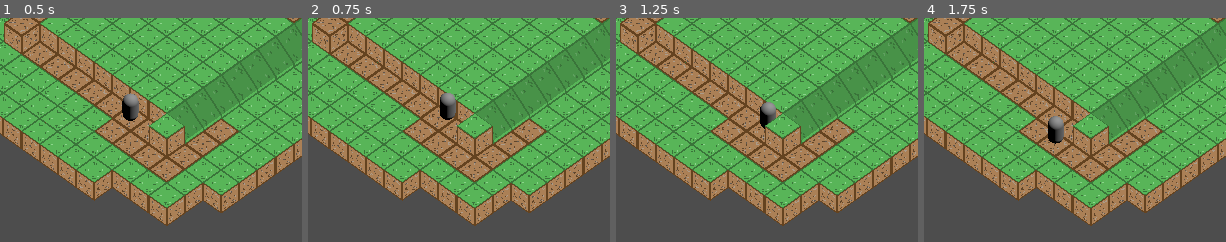
Above: before the commit, frames 1-4 (left to right).
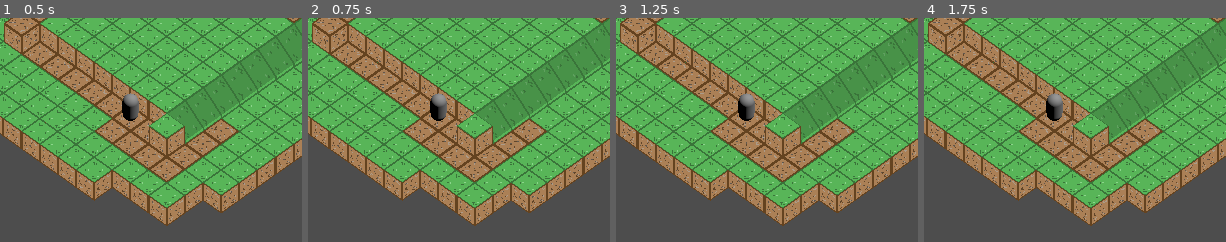
Above: after the commit, the same moments.

Repository: cannibalisticwalrus/GodotGameboardFramework
Game: Godot game, scene res://Scenes/TesterMap.tscn
The game is run twice, just before and just after one commit, with the same random seed, the same clock (stepped at 60 frames per second) and the same inputs.
Inputs (mouse positions are % of the whole screen's width and height, from its top left):
- Up to frame 1 (0.5 s): no input
- Up to frame 2 (0.75 s): tap Enter (ui_accept) at 0.5, 0.6 s; move the mouse to (63, 45) at 0.52 s; hold Right (ui_right) from 0.53 s (still down); click (63, 45) at 0.67 s
- Up to frame 3 (1.25 s): keep holding Right (ui_right); tap Enter (ui_accept) at 0.77, 1.07 s
- Up to frame 4 (1.75 s): move the mouse to (8, 55) at 1.27 s; release Right (ui_right) at 1.28 s; hold Down (ui_down) from 1.28 s (still down); tap Enter (ui_accept) at 1.35, 1.52 s
The pictures show only the part of the screen within x 12-62%, y 50-100%; the shares and areas given below are measured in that part.

Frame 1 is identical in both runs. In frame 2, 0.9% of the frame differs, in the area x 40-50%, y 33-46%; in frame 3, 1.0%; in frame 4, 1.1%, in the area x 40-47%, y 33-57%.

Commit message:
Player Grid Location setable

Diff:
--- a/Scripts/scr_GridMap.gd
+++ b/Scripts/scr_GridMap.gd
@@ -3,20 +3,20 @@
 #VARIABLES
 @onready var gameModeClass = $".."
 @onready var playerClass = $"../Player"
-@onready var gameMode:int = 1; #0 = Edit Mode.  1 = Player Mode
+
 var activeCellLocation:Vector3i;
 var previousCellLocation:Vector3i = Vector3i(0,1000,0);
-var occupiedSquaresArray = [];
 
-#OccupiedSquaresArray functions
-func getOccupiedSquares():
-	return occupiedSquaresArray;
-func addOccupiedSquares(squareLocation:Vector3i, squareOccupiedBy):
-	var locationDictionary = {squareLocation: squareOccupiedBy}
-	self.occupiedSquaresArray.append(locationDictionary);
-func removeOccupiedSquares(squareLocation:Vector3i):
-	self.occupiedSquaresArray.erase(squareLocation);
-	return;
+var occupiedSquares;
+
+##OccupiedSquaresArray functions
+#func getOccupiedSquares():
+#	return occupiedSquares;
+#func addOccupiedSquares(squareLocation:Vector3i, squareOccupiedBy):
+#	var locationDictionary = {squareLocation: squareOccupiedBy}
+#	occupiedSquares.append(locationDictionary);
+#func removeOccupiedSquares(squareLocation:Vector3i):
+#	occupiedSquares.erase(squareLocation);
 
 #Checks to see if the selector's location can be selected
 func isSelectorLocationValid(baseCellPosition:Vector3i, alternateCellPosition:Vector3i) -> bool:
--- a/Scripts/src_Character.gd
+++ b/Scripts/src_Character.gd
@@ -2,57 +2,16 @@
 
 #Character Stats from Pathfinder
 const pfSPEED:int = 25;
-const STRENGTH:int = 16;
-const DEXTERITY:int = 14;
-const CONSTITUTION:int = 16;
-const INTELLIGENCE:int = 19;
-const WISDOM:int = 10;
-const CHARISMA:int = 10;
 
 #Variables for functionality
 var canMove:bool = true;
+var currentGridLocation:Vector3i;
 
-#Necessary Methods
-func _getCurrentSquare() -> Vector3i:
-	var playerGridLocation:Vector3i = Vector3i(0,0,0);
-	return playerGridLocation;
-
-func _getPossibleSquareArray(currentSquare):
-	var possibleMovementLocations = []
+func _updateGridLocation(newGridLocation:Vector3i):
+	currentGridLocation = newGridLocation;
+#	self.global_position = currentGridLocation.
+	print("Character - 01: Location updated.  The character is now at ", currentGridLocation, " on the GridMap."); #DEBUGGING
 	return;
 
-func _setPosition():
-	return;
-
-
-
-
-
-const SPEED = 5
-const JUMP_VELOCITY = 4.5
-
-# Get the gravity from the project settings to be synced with RigidBody nodes.
-var gravity = ProjectSettings.get_setting("physics/3d/default_gravity")
-
-
-func _physics_process(delta):
-	# Add the gravity.
-	if not is_on_floor():
-		velocity.y -= gravity * delta
-
-	# Handle Jump.
-	if Input.is_action_just_pressed("ui_accept") and is_on_floor():
-		velocity.y = JUMP_VELOCITY
-
-	# Get the input direction and handle the movement/deceleration.
-	# As good practice, you should replace UI actions with custom gameplay actions.
-	var input_dir = Input.get_vector("ui_left", "ui_right", "ui_up", "ui_down")
-	var direction = (transform.basis * Vector3(input_dir.x, 0, input_dir.y)).normalized()
-	if direction:
-		velocity.x = direction.x * SPEED
-		velocity.z = direction.z * SPEED
-	else:
-		velocity.x = move_toward(velocity.x, 0, SPEED)
-		velocity.z = move_toward(velocity.z, 0, SPEED)
-
-	move_and_slide()
+func _process(delta):
+	_updateGridLocation(Vector3i(0,0,0));
